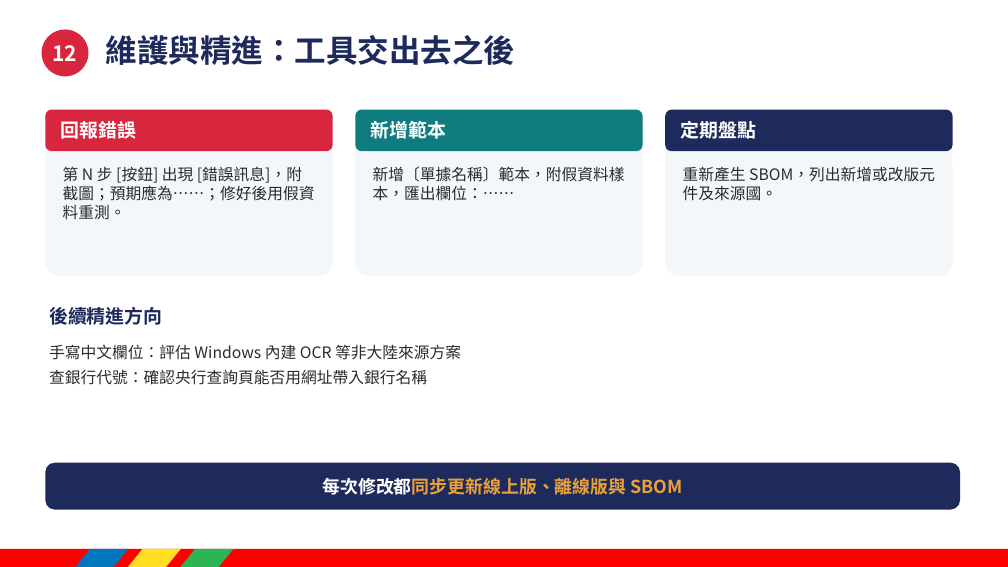
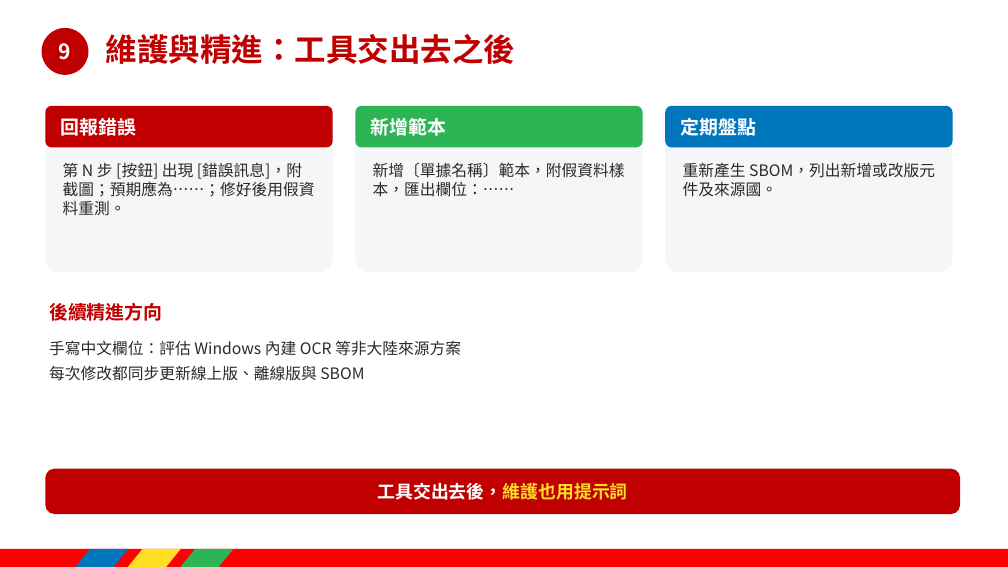
Before and after one commit to chaifeng666/ocr-classify-ui, a slide deck: slide 17 of course-kit/1_簡報_生成式AI產製本地OCR小工具.pptx (slide 13 before the commit). Drawn at 1008x567 pixels with LibreOffice and Linux fonts; fonts in the diff are those of the drawing. Boxes give left, top, right and bottom in pixels: in the first picture for what was removed or moved away, otherwise in the second. Text is boxed around its words. In the diff, an @@ line names an element or a change of style, - is before the commit and + after.

```diff
--- a/course-kit/1_簡報_生成式AI產製本地OCR小工具.pptx
+++ b/course-kit/1_簡報_生成式AI產製本地OCR小工具.pptx
@@ ellipse "9" at box(42, 28, 88, 75): fill #D7263D to #C00000 @@
@@ title "維護與精進：工具交出去之後" at box(106, 34, 515, 64): text colour #1F2A5C to #C00000 @@
@@ text in ellipse at box(59, 43, 71, 60): text changed @@
-12
+9
@@ rounded rectangle at box(45, 106, 333, 147): fill #D7263D to #C00000 @@
@@ rounded rectangle at box(355, 106, 643, 147): fill #0F7C80 to #2DB455 @@
@@ 6 rounded rectangles, 4 texts: place and size @@
-6 rounded rectangles, 4 texts at box(45, 110, 953, 276)
+6 rounded rectangles, 4 texts at box(45, 106, 953, 272)
@@ rounded rectangle at box(665, 106, 953, 147): fill #1F2A5C to #0076BC @@
@@ fill #F4F7FA to #F4F6F8 in 3 elements at box(45, 106, 333, 272), box(355, 106, 643, 272), box(665, 106, 953, 272) @@
@@ text "後續精進方向" at box(49, 303, 162, 321): text colour #1F2A5C to #C00000 @@
@@ text at box(49, 365, 364, 381): text changed @@
-查銀行代號：確認央行查詢頁能否用網址帶入銀行名稱
+每次修改都同步更新線上版、離線版與 SBOM
@@ rounded rectangle: place and size @@
-rounded rectangle at box(45, 463, 960, 510)
+rounded rectangle at box(45, 469, 960, 514)
@@ rounded rectangle at box(45, 469, 960, 514): fill #1F2A5C to #C00000 @@
@@ text removed at box(322, 478, 683, 495) @@
-每次修改都同步更新線上版、離線版與 SBOM
@@ text added at box(377, 482, 627, 500), 17 pt, text #FFFFFF, bold @@
+工具交出去後，維護也用提示詞
```
Also in this commit, not shown: 9 other slides changed, 8 slides added, 4 slides removed, 6 other files.
